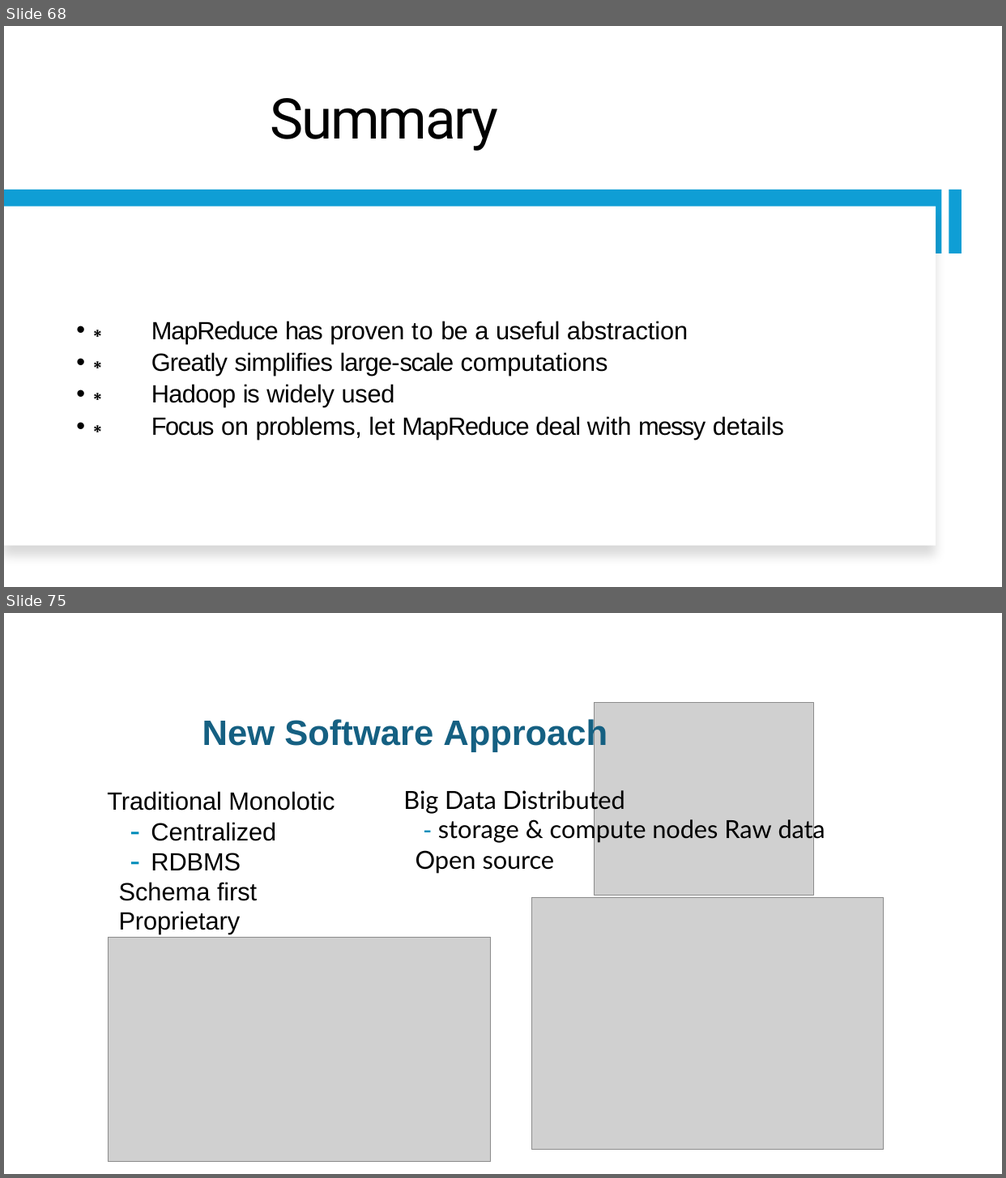
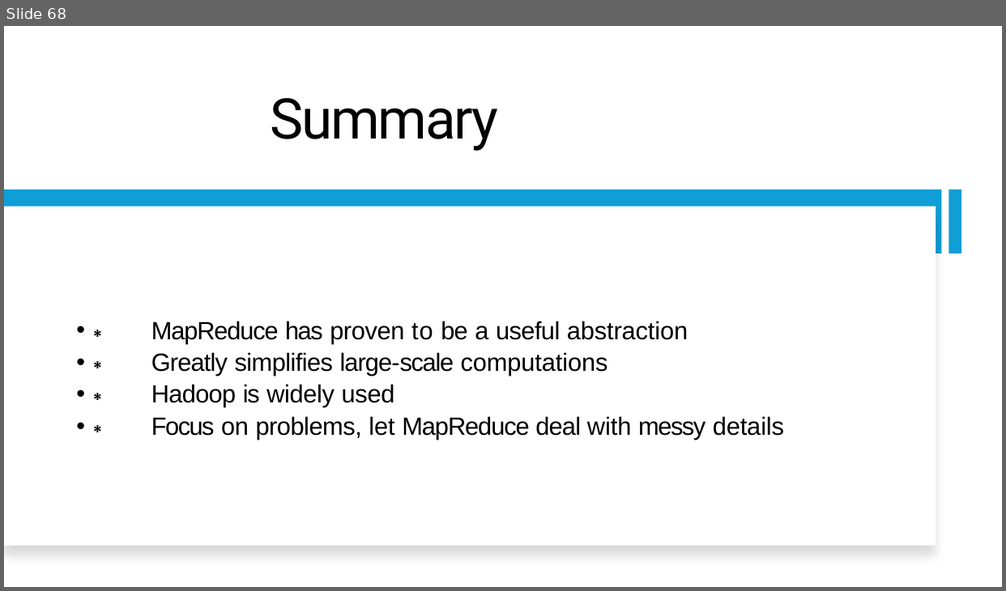
Before and after one commit to zhangyu027/UCI_Hadoop_Apache_Airflow, a slide deck: 02_Slides/M2_Hadoop_HDFS.pptx. Shown one above the other, each under a label of ours: slides 68 and 75 before the commit, slide 68 after it; the slides between them are not shown. The pictures are 1006x1178 and 1006x591 pixels, drawn with LibreOffice and Linux fonts; fonts in the diff are those of the drawing; grey boxes stand for pictures. Boxes give left, top, right and bottom in pixels: in the first picture for what was removed or moved away, otherwise in the second. Text is boxed around its words. In the diff, an @@ line names an element or a change of style, - is before the commit and + after.

```diff
--- a/02_Slides/M2_Hadoop_HDFS.pptx
+++ b/02_Slides/M2_Hadoop_HDFS.pptx
@@ slide 75 removed at [4,613,1002,1174], background #FFFFFF @@
@@ picture removed at [594,703,814,895] @@
@@ title removed at [202,717,607,752] @@
-New Software Approach
@@ text removed at [107,791,334,935] @@
-Traditional Monolotic
-– Centralized
-– RDBMS
-Schema first Proprietary
@@ text removed at [403,787,825,874] @@
-Big Data Distributed
-- storage & compute nodes Raw data
-Open source
@@ picture removed at [532,897,884,1150] @@
@@ picture removed at [108,937,491,1161] @@
```
Also in this commit, not shown: 4 slides changed, 44 other slides removed, 2 other files.
